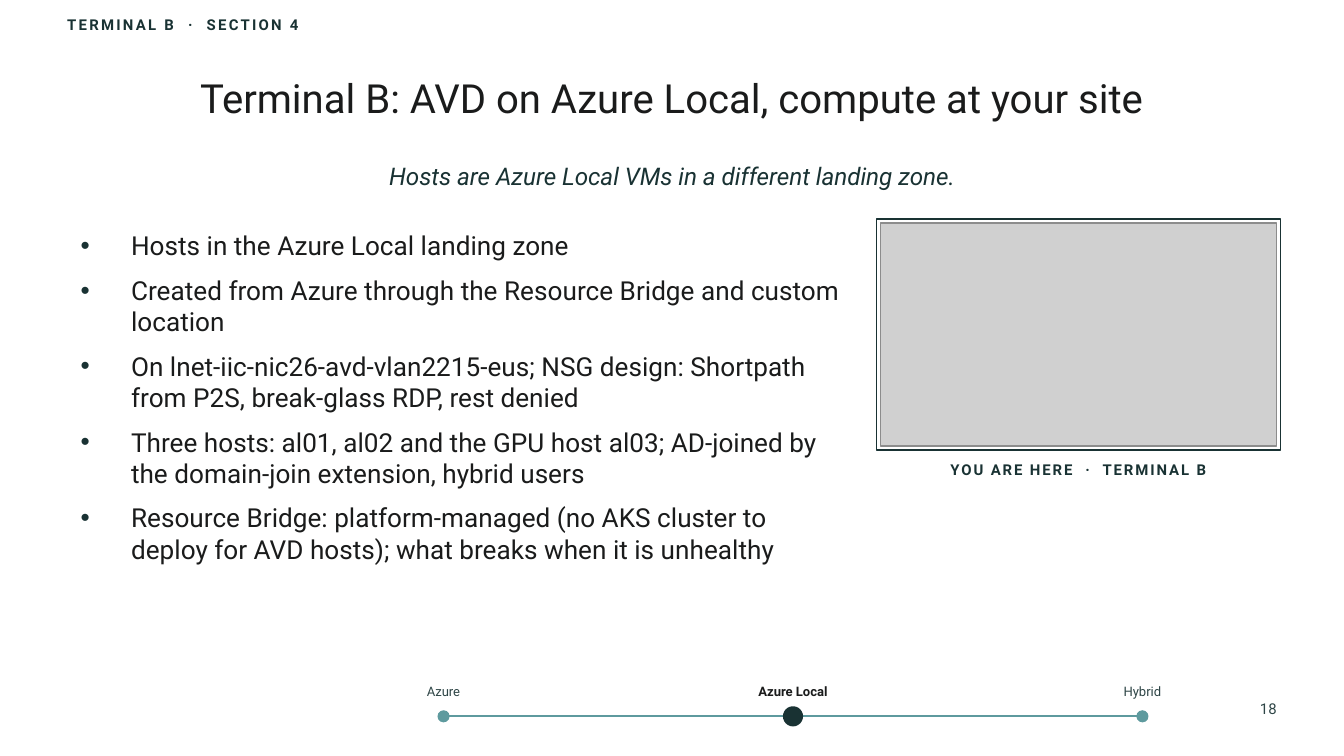
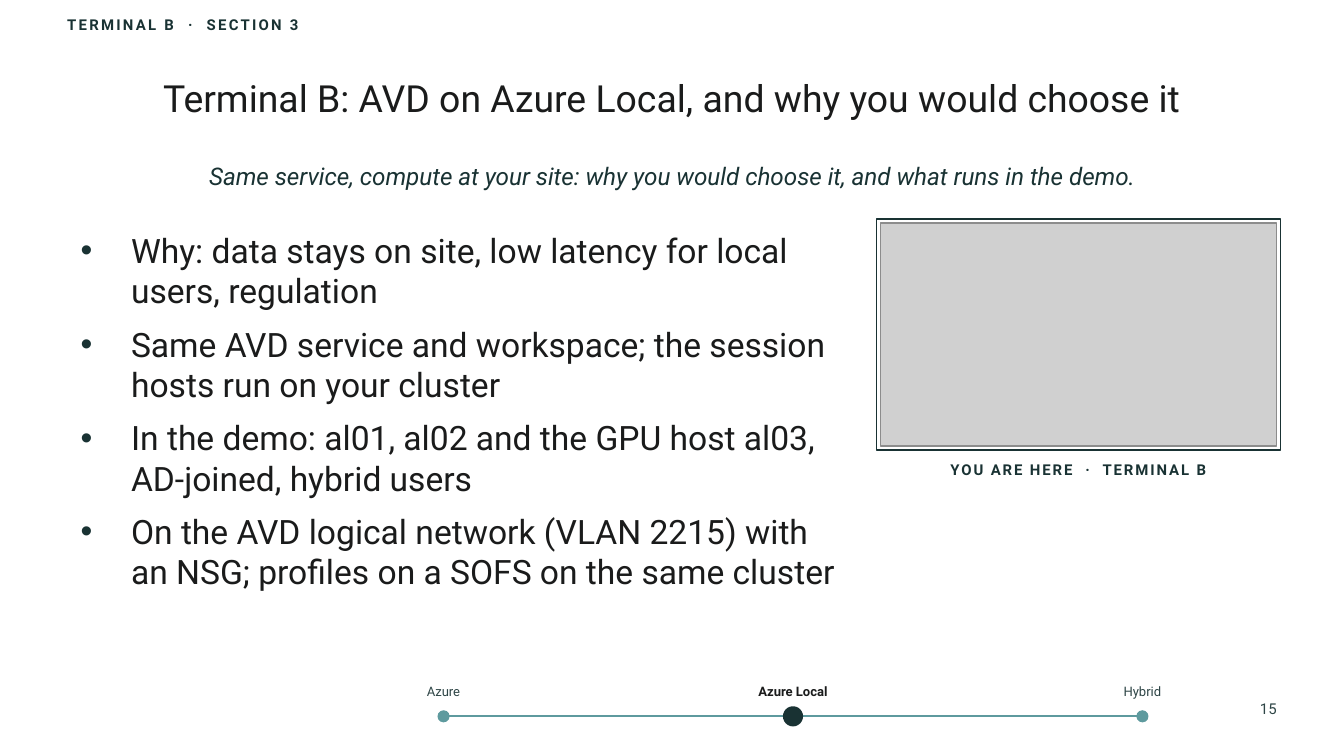
Before and after one commit to thisismydemo/nic2026_avd, a slide deck: slide 15 of presentation/AVD_Anywhere_NIC2026.pptx (slide 18 before the commit). Drawn at 1344x756 pixels with LibreOffice and Linux fonts; fonts in the diff are those of the drawing; grey boxes stand for pictures; background and template pictures are left out. Boxes give left, top, right and bottom in pixels: in the first picture for what was removed or moved away, otherwise in the second. Text is boxed around its words. In the diff, an @@ line names an element or a change of style, - is before the commit and + after.

```diff
--- a/presentation/AVD_Anywhere_NIC2026.pptx
+++ b/presentation/AVD_Anywhere_NIC2026.pptx
@@ text at (67,19,299,30): text changed @@
-TERMINAL B · SECTION 4
+TERMINAL B · SECTION 3
@@ title at (163,84,1180,120): text changed; size 21.5 to 20 pt @@
-Terminal B: AVD on Azure Local, compute at your site
+Terminal B: AVD on Azure Local, and why you would choose it
@@ text at (209,166,1135,191): text changed @@
-Hosts are Azure Local VMs in a different landing zone.
+Same service, compute at your site: why you would choose it, and what runs in the demo.
@@ text at (131,237,835,591): text changed; size 14 to 18 pt @@
-• Hosts in the Azure Local landing zone
-• Created from Azure through the Resource Bridge and custom location
-• On lnet-iic-nic26-avd-vlan2215-eus; NSG design: Shortpath from P2S, break-glass RDP, rest denied
-• Three hosts: al01, al02 and the GPU host al03; AD-joined by the domain-join extension, hybrid users
-• Resource Bridge: platform-managed (no AKS cluster to deploy for AVD hosts); what breaks when it is unhealthy
+• Why: data stays on site, low latency for local users, regulation
+• Same AVD service and workspace; the session hosts run on your cluster
+• In the demo: al01, al02 and the GPU host al03, AD-joined, hybrid users
+• On the AVD logical network (VLAN 2215) with an NSG; profiles on a SOFS on the same cluster
@@ text at (1260,703,1277,714): text changed @@
-18
+15
```
Also in this commit, not shown: 24 other slides changed, 15 slides added, 8 slides removed, 1 other file.
